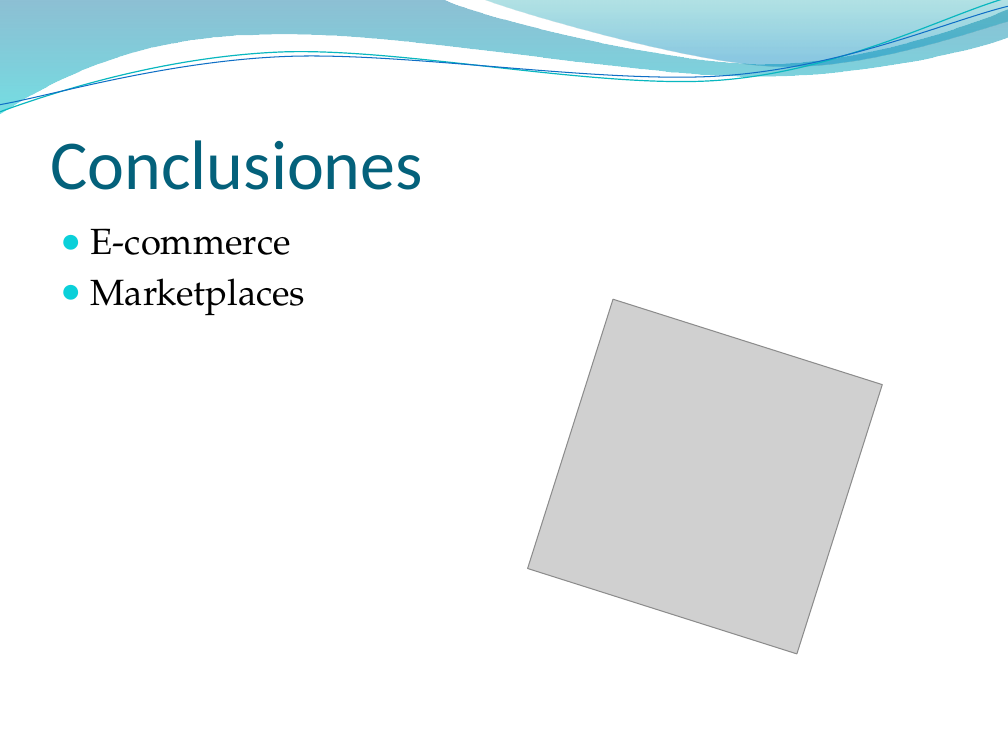
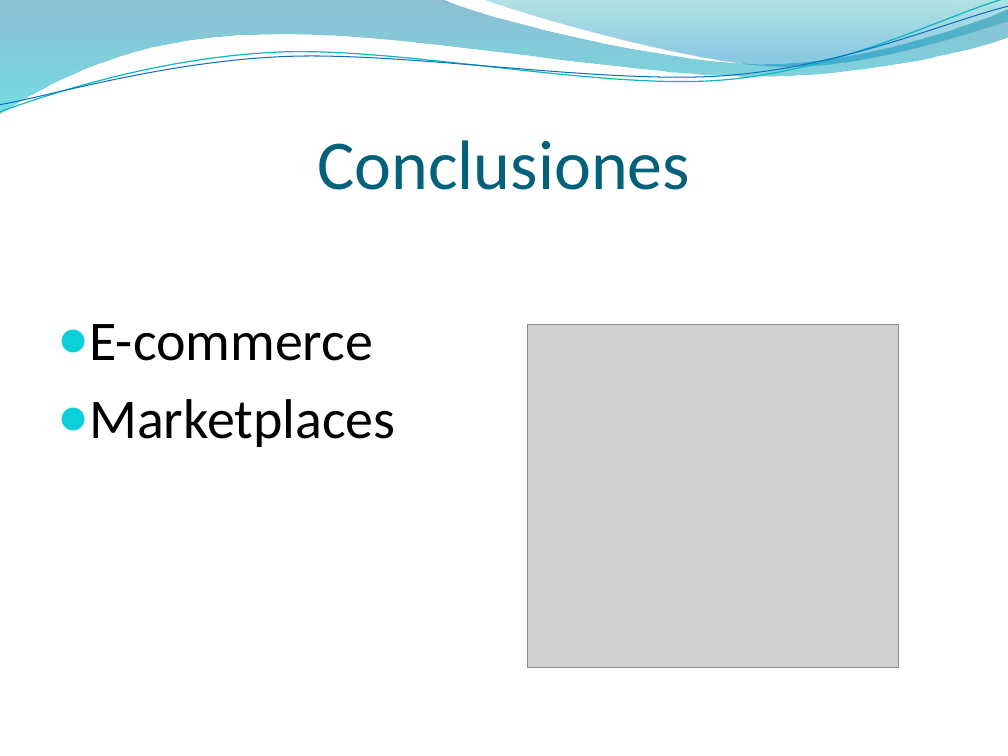
Before and after one commit to ORGTecnologo/7b6581PT, a slide deck: slide 14 of Documentacion/Entregas/Presentacion/Presentacion.pptx (slide 13 before the commit). Drawn at 1008x756 pixels with LibreOffice and Linux fonts; fonts in the diff are those of the drawing; grey boxes stand for pictures; background and template pictures are left out. Boxes give left, top, right and bottom in pixels: in the first picture for what was removed or moved away, otherwise in the second. Text is boxed around its words. In the diff, an @@ line names an element or a change of style, - is before the commit and + after.

```diff
--- a/Documentacion/Entregas/Presentacion/Presentacion.pptx
+++ b/Documentacion/Entregas/Presentacion/Presentacion.pptx
@@ title "Conclusiones" at [317,140,689,190]: alignment left to centre @@
@@ text "E-commerce": place and size @@
-text "E-commerce" at [91,228,306,316]
+text "E-commerce" at [89,324,395,447]
@@ text "E-commerce" at [89,324,395,447]: size 26 to 40 pt, font TeX Gyre Pagella to Calibri; more space between paragraphs @@
@@ picture at [527,325,898,668]: rotation 17 to 0 degrees @@
```
Also in this commit, not shown: 10 other slides changed, 5 slides added, 17 slides removed, 3 other files.
